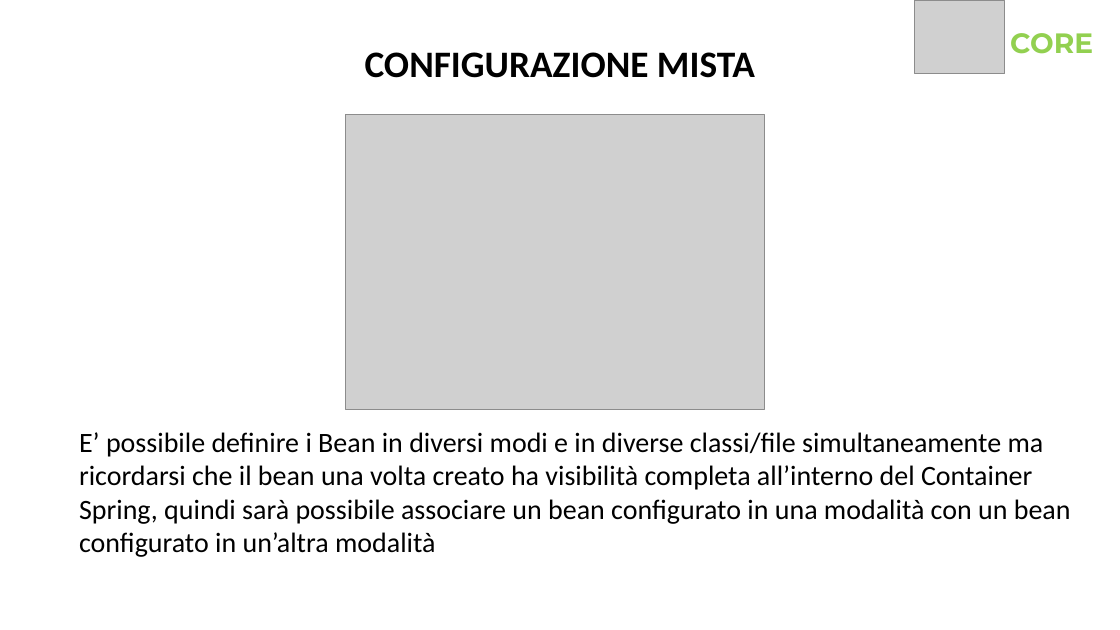
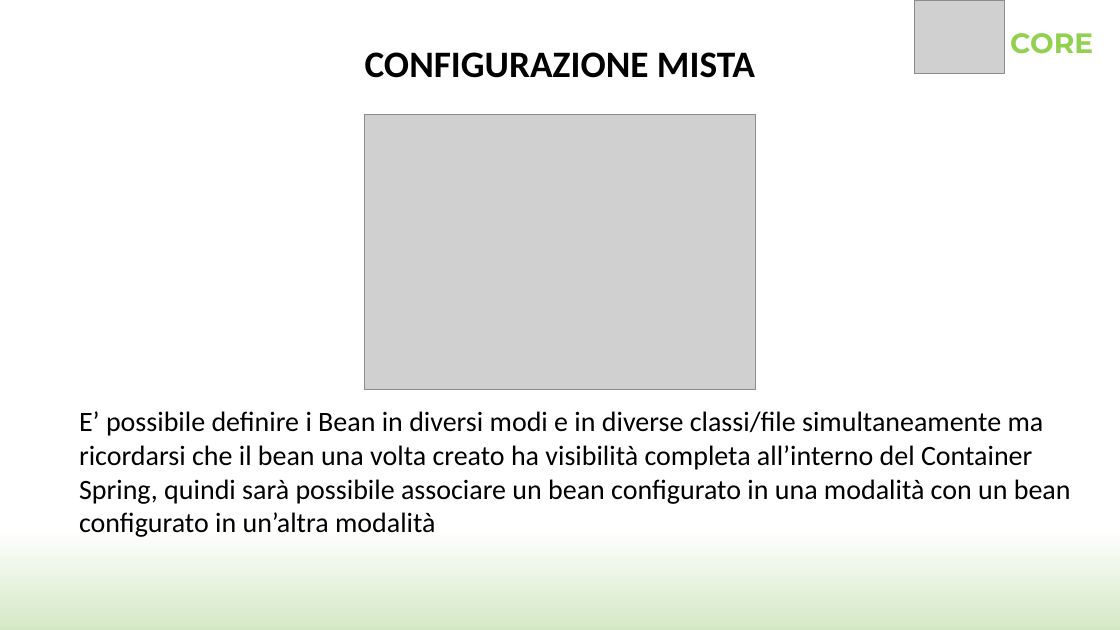
Before and after one commit to SimoneCas/java, a slide deck: slide 18 of SpringSample/Spring.pptx (slide 21 before the commit). Drawn at 1120x630 pixels with LibreOffice and Linux fonts; fonts in the diff are those of the drawing; grey boxes stand for pictures; background and template pictures are left out. Boxes give left, top, right and bottom in pixels: in the first picture for what was removed or moved away, otherwise in the second. Text is boxed around its words. In the diff, an @@ line names an element or a change of style, - is before the commit and + after.

Commit message:
ultimate slide per workshop Spring

```diff
--- a/SpringSample/Spring.pptx
+++ b/SpringSample/Spring.pptx
@@ background #FFFFFF to gradient #FFFFFF to #D4E8C6 @@
@@ picture: place and size @@
-picture at bbox=[345, 114, 765, 409]
+picture at bbox=[365, 114, 756, 390]
@@ text "E’ possibile definire i Bean ...": place and size @@
-text "E’ possibile definire i Bean ..." at bbox=[79, 432, 1071, 557]
+text "E’ possibile definire i Bean ..." at bbox=[79, 411, 1071, 537]
```
Also in this commit, not shown: 24 other slides changed, 33 slides added, 11 slides removed.
